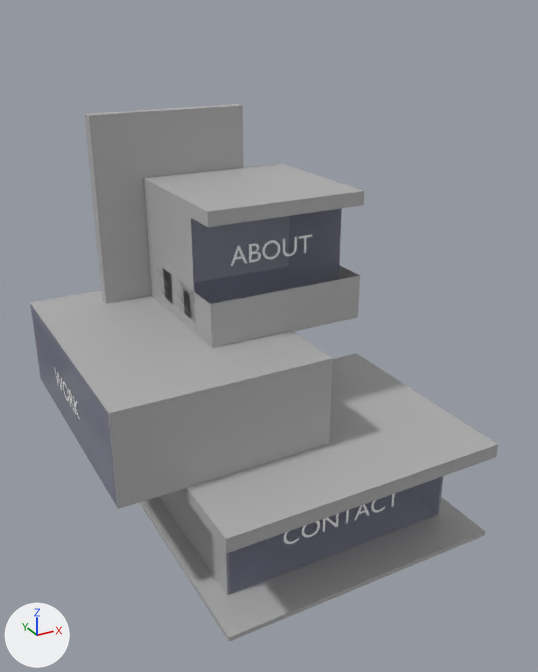
The glTF model static/models/Mockup.glb: old version first, new version second.
Rendered twice from a 50 mm camera at (-7.52, -12.31, 9.63) aimed at (-0.21, 0.97, 3.0). The lights are fixed; the arrows at lower left show +X, +Y and +Z. Where no turn or scale is listed for an object, it has been applied to the vertices.
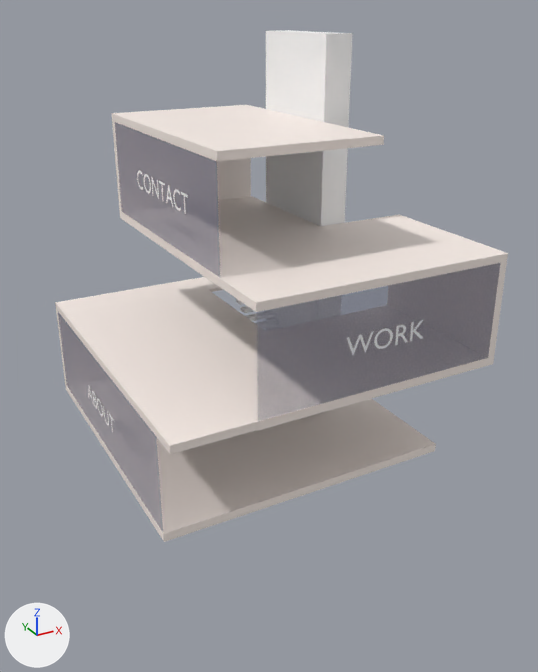
Not drawn themselves, but carrying or shaping drawn objects: ob_cubes, ob_overlays, ob_overlay1, ob_overlay2, ob_overlay3.

Diff of the bpy script that builds the scene:
```diff
--- a/static/models/Mockup.glb.py
+++ b/static/models/Mockup.glb.py
@@ me_cube_002 @@
 me_cube_002.from_pydata(...)  # 8 vertices, 12 faces; spans x -1.0..1.0, y -0.44..1.0, z -1.0..1.32
-me_cube_002.materials.append(mat_cube)  # grey #b1b1b1
+me_cube_002.materials.append(mat_concrete)  # white #ffffff
@@ ob_cubes @@
 ob_cubes = bpy.data.objects.new('Cubes', None)
-ob_cubes.parent = ob_parent
 ob_cubes.location = (0.0, 0.0, 0.0)
-ob_cubes.rotation_euler = (0.0, 0.0, -1.571)  # degrees (0, 0, -90)
@@ ob_cube1 @@
-ob_cube1 = bpy.data.objects.new('cube1', me_cube_003)
@@ ob_cube2 @@
-ob_cube2 = bpy.data.objects.new('cube2', me_cube_001)
@@ ob_cube3 @@
-ob_cube3 = bpy.data.objects.new('cube3', me_cube)
@@ ob_cube4 @@
 ob_cube4.parent = ob_cubes
-ob_cube4.location = (-0.381, 4.139, 2.627)
-ob_cube4.rotation_euler = (0.0, 0.0, 1.571)  # degrees (0, 0, 90)
-ob_cube4.scale = (0.156, 2.56, 3.74)
+ob_cube4.location = (1.902, 3.583, 4.038)
+ob_cube4.rotation_euler = (0.0, 0.0, -3.142)  # degrees (0, 0, -180)
+ob_cube4.scale = (0.327, 1.83, 3.89)
@@ ob_overlays @@
 ob_overlays = bpy.data.objects.new('Overlays', None)
-ob_overlays.parent = ob_parent
 ob_overlays.location = (0.0, 0.0, 0.0)
-ob_overlays.rotation_euler = (0.0, 0.0, -1.571)  # degrees (0, 0, -90)
@@ ob_overlay1 @@
 ob_overlay1.parent = ob_overlays
-ob_overlay1.location = (0.0, 0.0, 0.0)
+ob_overlay1.location = (-3.703, 2.519, 1.369)
+ob_overlay1.rotation_euler = (0.0, 0.0, -1.571)  # degrees (0, 0, -90)
@@ ob_plane1 @@
 ob_plane1.parent = ob_overlay1
-ob_plane1.location = (-0.116, 1.287, 4.521)
+ob_plane1.location = (0.0, 0.0, 0.0)
 ob_plane1.rotation_euler = (-1.571, 1.571, 0.0)  # degrees (-90, 90, 0)
-ob_plane1.scale = (1.0, 2.83, 1.0)
+ob_plane1.scale = (0.94, 5.42, 1.0)
@@ ob_overlay2 @@
 ob_overlay2.parent = ob_overlays
-ob_overlay2.location = (0.0, 0.0, 0.0)
+ob_overlay2.location = (0.82, -1.83, 3.818)
+ob_overlay2.rotation_euler = (0.0, 0.0, 1.571)  # degrees (0, 0, 90)
@@ ob_plane2 @@
 ob_plane2 = bpy.data.objects.new('plane2', me_plane_003)
-ob_plane2.parent = ob_overlay2
-ob_plane2.location = (-4.511, 1.911, 2.24)
-ob_plane2.rotation_euler = (0.0, -1.571, 0.0)  # degrees (0, -90, 0)
-ob_plane2.scale = (1.0, 3.0, 1.0)
+ob_plane2.parent = ob_overlay3
+ob_plane2.location = (0.0, 0.0, 0.0)
+ob_plane2.rotation_euler = (-1.571, 0.0, -3.142)  # degrees (-90, 0, -180)
+ob_plane2.scale = (2.81, 1.07, 1.04)
@@ ob_text2 @@
 ob_text2.parent = ob_overlay2
-ob_text2.location = (-4.543, 1.926, 2.244)
+ob_text2.location = (-0.0174, 0.0, 0.0)
 ob_text2.rotation_euler = (1.571, 0.0, -1.571)  # degrees (90, 0, -90)
@@ ob_overlay3 @@
 ob_overlay3.parent = ob_overlays
-ob_overlay3.location = (0.0, 0.0, 0.0)
+ob_overlay3.location = (-1.992, 2.425, 6.135)
+ob_overlay3.rotation_euler = (0.0, 0.0, -1.571)  # degrees (0, 0, -90)
@@ ob_plane3 @@
 ob_plane3 = bpy.data.objects.new('plane3', me_plane_004)
-ob_plane3.parent = ob_overlay3
-ob_plane3.location = (0.0, -1.852, 0.0)
-ob_plane3.rotation_euler = (-1.571, 0.0, -3.142)  # degrees (-90, 0, -180)
-ob_plane3.scale = (2.7, 1.0, 1.0)
+ob_plane3.parent = ob_overlay2
+ob_plane3.location = (0.0, 0.0, 0.0)
+ob_plane3.rotation_euler = (0.0, -1.571, 0.0)  # degrees (0, -90, 0)
+ob_plane3.scale = (1.07, 2.81, 1.0)
@@ ob_text3 @@
 ob_text3.parent = ob_overlay3
-ob_text3.location = (-0.0037, -1.885, -0.0611)
+ob_text3.location = (0.0, -0.0109, 0.0)
 ob_text3.rotation_euler = (1.571, 0.0, 0.0)  # degrees (90, 0, 0)
@@ ob_cube_018 @@
+ob_cube_018 = bpy.data.objects.new('Cube.018', me_cube_030)  # a box spanning x -0.88..2.27, y -0.38..0.63, z -0.04..0.04; in mat_walls (white #fff3ed)
+ob_cube_018.location = (0.72, 5.34, 2.7)
@@ ob_cube_017 @@
+ob_cube_017 = bpy.data.objects.new('Cube.017', me_cube_029)  # 112 vertices, 168 faces; spans x -0.38..0.38, y -3.56..0.13, z -2.03..0.04; in mat_wood (white #ffffff)
+ob_cube_017.location = (1.21, 4.85, 2.55)
@@ ob_cube_002 @@
+ob_cube_002 = bpy.data.objects.new('Cube.002', me_cube_012)  # 28 vertices, 52 faces; spans x -1.79..1.79, y -0.98..4.83, z -0.1..2.42; in mat_walls (white #fff3ed)
+ob_cube_002.location = (-0.2, 0.59, 4.96)
@@ ob_cube_001 @@
+ob_cube_001 = bpy.data.objects.new('Cube.001', me_cube_011)  # 28 vertices, 52 faces; spans x -0.98..4.83, y -1.79..1.79, z -0.1..2.42; in mat_walls (white #fff3ed)
+ob_cube_001.location = (-1.02, -0.04, 2.65)
@@ ob_cube @@
+ob_cube = bpy.data.objects.new('Cube', me_cube_010)  # 36 vertices, 68 faces; spans x -1.79..4.91, y -0.98..6.83, z -0.1..2.42; in mat_walls (white #fff3ed)
+ob_cube.location = (-1.92, -0.85, 0.33)
```

Boxes [x1, y1, x2, y2] around the edits, measured in the pictures (538 x 672 px):
'Cube', added
    after: [55, 279, 436, 542]
'cube3', deleted
    before: [139, 353, 498, 641]
'cube2', deleted
    before: [30, 291, 332, 509]
'plane3', moved, turned, rescaled
    before: [227, 476, 443, 595]
    after: [257, 263, 500, 421]
'cube4', recoloured, moved, turned, rescaled
    before: [85, 104, 244, 304]
    after: [266, 30, 353, 310]
'cube1', deleted
    before: [143, 163, 364, 348]
'Cube.001', added
    after: [176, 214, 508, 431]
'plane1', moved, turned, rescaled
    before: [191, 208, 342, 323]
    after: [58, 312, 163, 532]
'plane2', moved, turned, rescaled
    before: [30, 304, 118, 508]
    after: [115, 122, 220, 277]
'Cube.002', added
    after: [111, 105, 384, 288]
'text3', moved, turned
    before: [284, 494, 395, 544]
    after: [137, 170, 188, 214]
'text2', moved, turned
    before: [54, 367, 80, 420]
    after: [347, 320, 423, 355]
'text1', moved, turned
    before: [231, 234, 312, 266]
    after: [88, 386, 114, 432]
'Cube.018', added
    after: [194, 277, 224, 292]
'Cube.017', added
    after: [236, 299, 257, 325]
